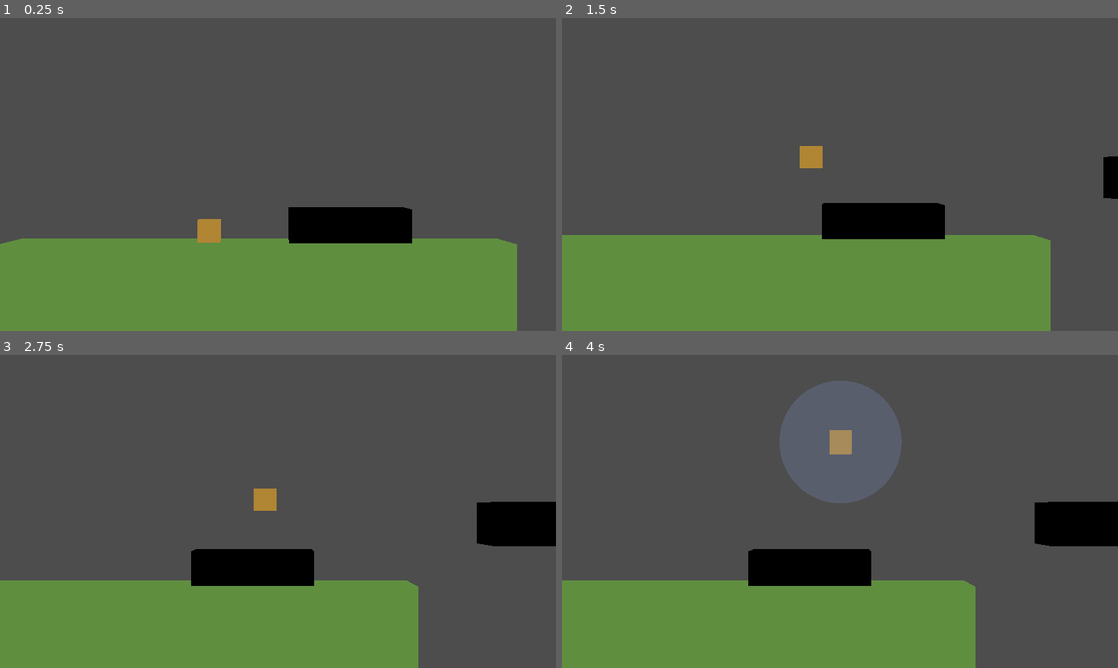
Above: before the commit, frames 1-4 (two rows, left to right).
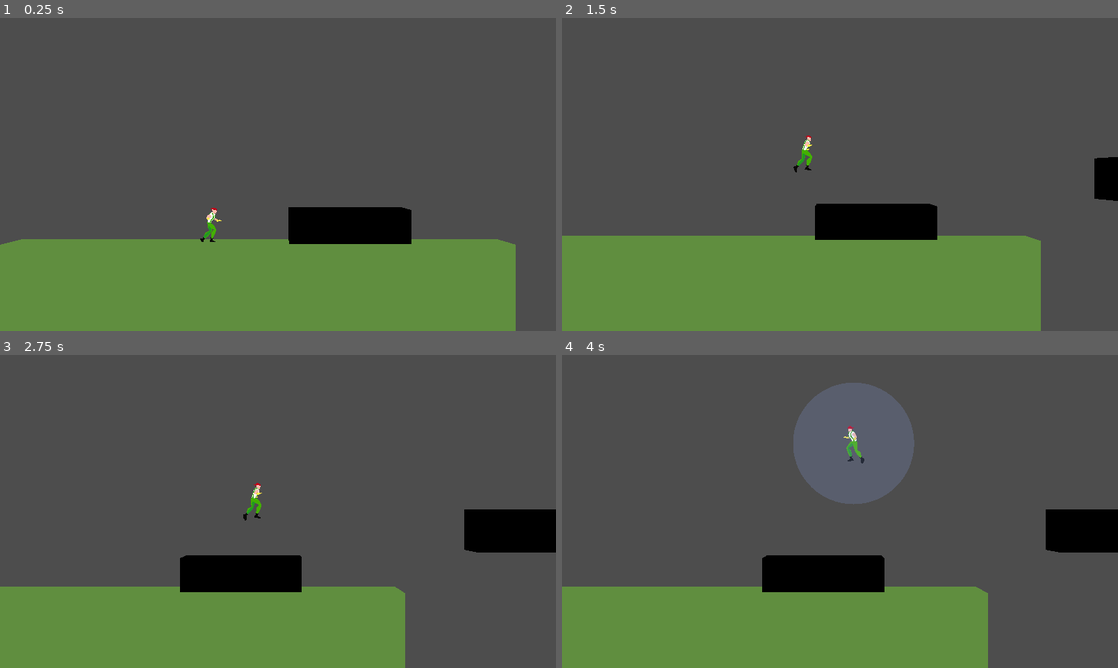
Above: after the commit, the same moments.

Repository: VLauren/BubbleJam
Game: Godot game, scene res://Scenes/levels/level01.tscn
The game is run twice, just before and just after one commit, with the same random seed, the same clock (stepped at 60 frames per second) and the same inputs.
Inputs (mouse positions are in pixels of both pictures, inside the frame that each line leads up to):
- Up to frame 1 (0.25 s): no input
- Up to frame 2 (1.5 s): tap Enter (ui_accept) at 0.5, 0.6, 0.77, 1.07 s; move the mouse to (962, 158) at 0.52 s; hold Right (ui_right) 0.53-1.28 s; click (962, 158) at 0.67 s; move the mouse to (728, 190) at 1.27 s; hold Down (ui_down) from 1.28 s (still down); tap F at 1.35 s
- Up to frame 3 (2.75 s): tap Enter (ui_accept) at 1.52, 1.55, 1.82, 2.1 s; move the mouse to (333, 442) at 2.02 s; release Down (ui_down) at 2.03 s; hold Right (ui_right) from 2.03 s (still down)
- Up to frame 4 (4 s): move the mouse to (812, 574) at 2.77 s; release Right (ui_right) at 2.78 s; hold Up (ui_up) 2.78-3.53 s; tap F at 2.85 s; click (812, 574) at 2.92 s; tap Enter (ui_accept) at 3.02, 3.05, 3.32, 3.6, 3.77 s; move the mouse to (1006, 558) at 3.52 s; hold Left (ui_left) from 3.53 s (still down)

The runs differ from the first frame. In frame 1, 0.6% of the frame differs, in the area x 0-93%, y 60-100%; in frame 2, 1.7%; in frame 3, 4.2%; in frame 4, 6.0%, in the area x 0-100%, y 8-100%.

Commit message:
niveles test y arreglos

Diff:
--- a/Scenes/camera.tscn
+++ b/Scenes/camera.tscn
@@ -6,6 +6,6 @@
 fov = 20.0
 script = ExtResource("1_rjwtv")
 offset = Vector3(0, 2, 40)
-smooth_factor = 2.0
+smooth_factor = 3.0
 minPos = Vector2(5, 2)
 maxPos = Vector2(1000, 1000)
--- a/Scenes/character.tscn
+++ b/Scenes/character.tscn
@@ -1,15 +1,11 @@
-[gd_scene load_steps=8 format=3 uid="uid://mev7r26i6pax"]
+[gd_scene load_steps=7 format=3 uid="uid://mev7r26i6pax"]
 
 [ext_resource type="Script" path="res://Scripts/character.gd" id="1_kpfip"]
 [ext_resource type="Material" uid="uid://muj32bhsg267" path="res://Materials/bubble.tres" id="2_6gt05"]
-
-[sub_resource type="BoxMesh" id="BoxMesh_qwvwv"]
-
-[sub_resource type="StandardMaterial3D" id="StandardMaterial3D_xj7n5"]
-shading_mode = 0
-albedo_color = Color(0.69, 0.52095, 0.207, 1)
+[ext_resource type="PackedScene" uid="uid://dgh52nd0qerh2" path="res://Meshes/Character.tscn" id="3_xodh6"]
 
 [sub_resource type="BoxShape3D" id="BoxShape3D_y6n54"]
+size = Vector3(0.616638, 1.48453, 1)
 
 [sub_resource type="SphereShape3D" id="SphereShape3D_utaet"]
 
@@ -18,11 +14,11 @@
 [node name="Character" type="CharacterBody3D" groups=["player"]]
 script = ExtResource("1_kpfip")
 
-[node name="MeshInstance3D" type="MeshInstance3D" parent="."]
-mesh = SubResource("BoxMesh_qwvwv")
-surface_material_override/0 = SubResource("StandardMaterial3D_xj7n5")
+[node name="CharacterBase" parent="." instance=ExtResource("3_xodh6")]
+transform = Transform3D(0.0329203, 0, 0.298188, 0, 0.3, 0, -0.298188, 0, 0.0329203, 0, -1.31285, 0)
 
 [node name="CollisionShape3D" type="CollisionShape3D" parent="."]
+transform = Transform3D(1, 0, 0, 0, 1, 0, 0, 0, 1, 0.0714417, -0.0345739, 0)
 shape = SubResource("BoxShape3D_y6n54")
 
 [node name="Bubble" type="Area3D" parent="."]
--- a/Scenes/levels/level02.tscn
+++ b/Scenes/levels/level02.tscn
@@ -1,7 +1,8 @@
-[gd_scene load_steps=4 format=3 uid="uid://b1u1w1koo38sv"]
+[gd_scene load_steps=5 format=3 uid="uid://b1u1w1koo38sv"]
 
 [ext_resource type="PackedScene" uid="uid://bs7sai2tuoww0" path="res://Scenes/camera.tscn" id="1_x0vmv"]
 [ext_resource type="PackedScene" uid="uid://mev7r26i6pax" path="res://Scenes/character.tscn" id="2_l3qml"]
+[ext_resource type="PackedScene" uid="uid://b5xegt20ea1kd" path="res://Scenes/trigger_level_end.tscn" id="3_dqt7t"]
 
 [sub_resource type="StandardMaterial3D" id="StandardMaterial3D_32dj5"]
 shading_mode = 0
@@ -11,22 +12,57 @@
 
 [node name="Camera" parent="." instance=ExtResource("1_x0vmv")]
 transform = Transform3D(1, 0, 0, 0, 1, 0, 0, 0, 1, 2.75051, 2.53023, 40.3495)
+maxPos = Vector2(20, 1000)
 
 [node name="Character" parent="." instance=ExtResource("2_l3qml")]
-transform = Transform3D(1, 0, 0, 0, 1, 0, 0, 0, 1, 1.878, 0.0413287, 0.00273819)
+transform = Transform3D(1, 0, 0, 0, 1, 0, 0, 0, 1, 6.57231, 0.0413287, 0.00273819)
 
 [node name="CSGBox3D" type="CSGBox3D" parent="."]
-transform = Transform3D(1, 0, 0, 0, 1, 0, 0, 0, 1, 4.12835, -1.56995, -0.233667)
+transform = Transform3D(1, 0, 0, 0, 1, 0, 0, 0, 1, 8.7389, -4.00586, -0.233667)
 use_collision = true
-size = Vector3(22.5721, 1.55762, 3.55029)
+size = Vector3(13.351, 6.42944, 3.55029)
 material = SubResource("StandardMaterial3D_32dj5")
 
 [node name="CSGBox3D2" type="CSGBox3D" parent="."]
-transform = Transform3D(1, 0, 0, 0, 1, 0, 0, 0, 1, 18.5289, 2.33896, -0.447268)
+transform = Transform3D(1, 0, 0, 0, 1, 0, 0, 0, 1, 23.622, 3.12308, -0.455801)
 use_collision = true
 size = Vector3(5.41046, 1.92818, 2.99512)
 
 [node name="CSGBox3D3" type="CSGBox3D" parent="."]
-transform = Transform3D(1, 0, 0, 0, 1, 0, 0, 0, 1, 29.9894, 4.38437, -0.876991)
+transform = Transform3D(1, 0, 0, 0, 1, 0, 0, 0, 1, 5.52798, 9.40116, -0.876991)
 use_collision = true
 size = Vector3(5.41046, 1.92818, 2.99512)
+
+[node name="CSGBox3D8" type="CSGBox3D" parent="."]
+transform = Transform3D(1, 0, 0, 0, 1, 0, 0, 0, 1, 5.41188, 2.79756, -3.88351)
+use_collision = true
+size = Vector3(5.41046, 15.2658, 2.99512)
+
+[node name="CSGBox3D9" type="CSGBox3D" parent="."]
+transform = Transform3D(1, 0, 0, 0, 1, 0, 0, 0, 1, 24.7365, 14.1963, -3.88351)
+use_collision = true
+size = Vector3(9.77347, 36.8996, 2.99512)
+
+[node name="CSGBox3D4" type="CSGBox3D" parent="."]
+transform = Transform3D(1, 0, 0, 0, 1, 0, 0, 0, 1, 23.1004, 15.5128, -0.876991)
+use_collision = true
+size = Vector3(5.41046, 1.92818, 2.99512)
+
+[node name="CSGBox3D5" type="CSGBox3D" parent="."]
+transform = Transform3D(1, 0, 0, 0, 1, 0, 0, 0, 1, 23.3709, 23.8393, -0.876991)
+use_collision = true
+size = Vector3(5.41046, 1.92818, 2.99512)
+
+[node name="CSGBox3D6" type="CSGBox3D" parent="."]
+transform = Transform3D(1, 0, 0, 0, 1, 0, 0, 0, 1, 23.5197, 31.4941, -0.876991)
+use_collision = true
+size = Vector3(5.41046, 1.92818, 2.99512)
+
+[node name="CSGBox3D7" type="CSGBox3D" parent="."]
+transform = Transform3D(1, 0, 0, 0, 1, 0, 0, 0, 1, 5.97029, 35.8969, -0.876991)
+use_collision = true
+size = Vector3(5.41046, 1.92818, 2.99512)
+
+[node name="TriggerLevelEnd" parent="." instance=ExtResource("3_dqt7t")]
+transform = Transform3D(1, 0, 0, 0, 1, 0, 0, 0, 1, 6.03874, 36.8832, -0.349602)
+level = "C:/Users/Laurentino/Documents/GitHub/BubbleJam/Scenes/levels/level03.tscn"
--- /dev/null
+++ b/Scenes/levels/level03.tscn
@@ -0,0 +1,46 @@
+[gd_scene load_steps=5 format=3 uid="uid://rh4qft7sotor"]
+
+[ext_resource type="PackedScene" uid="uid://bs7sai2tuoww0" path="res://Scenes/camera.tscn" id="1_whuoq"]
+[ext_resource type="PackedScene" uid="uid://mev7r26i6pax" path="res://Scenes/character.tscn" id="2_of881"]
+[ext_resource type="PackedScene" uid="uid://b5xegt20ea1kd" path="res://Scenes/trigger_level_end.tscn" id="3_33rye"]
+
+[sub_resource type="StandardMaterial3D" id="StandardMaterial3D_32dj5"]
+shading_mode = 0
+albedo_color = Color(0.374816, 0.556871, 0.248993, 1)
+
+[node name="Node3D" type="Node3D"]
+
+[node name="Camera" parent="." instance=ExtResource("1_whuoq")]
+transform = Transform3D(1, 0, 0, 0, 1, 0, 0, 0, 1, 2.75051, 2.53023, 40.3495)
+
+[node name="Character" parent="." instance=ExtResource("2_of881")]
+transform = Transform3D(1, 0, 0, 0, 1, 0, 0, 0, 1, 6.57231, 0.0413287, 0.00273819)
+
+[node name="CSGBox3D" type="CSGBox3D" parent="."]
+transform = Transform3D(1.46464, 0, 0, 0, 1, 0, 0, 0, 1, 6.17431, -4.00586, -0.233667)
+use_collision = true
+size = Vector3(14.5681, 6.42944, 3.55029)
+material = SubResource("StandardMaterial3D_32dj5")
+
+[node name="CSGBox3D2" type="CSGBox3D" parent="."]
+transform = Transform3D(1, 0, 0, 0, 1, 0, 0, 0, 1, 23.9149, 5.56675, -0.455801)
+use_collision = true
+size = Vector3(5.41046, 1.92818, 2.99512)
+
+[node name="CSGBox3D5" type="CSGBox3D" parent="."]
+transform = Transform3D(1, 0, 0, 0, 1, 0, 0, 0, 1, 61.9155, 7.50528, -0.455801)
+use_collision = true
+size = Vector3(5.41046, 1.92818, 2.99512)
+
+[node name="CSGBox3D3" type="CSGBox3D" parent="."]
+transform = Transform3D(1, 0, 0, 0, 1, 0, 0, 0, 1, 2.25193, 18.3058, -0.876991)
+use_collision = true
+size = Vector3(11.9626, 19.7375, 2.99512)
+
+[node name="CSGBox3D4" type="CSGBox3D" parent="."]
+transform = Transform3D(1, 0, 0, 0, 1, 0, 0, 0, 1, 40.675, 22.3181, -0.876991)
+use_collision = true
+size = Vector3(11.9626, 23.7383, 2.99512)
+
+[node name="TriggerLevelEnd" parent="." instance=ExtResource("3_33rye")]
+transform = Transform3D(1, 0, 0, 0, 1, 0, 0, 0, 1, 6.05287, 36.8422, -0.411594)
--- a/Scripts/camera.gd
+++ b/Scripts/camera.gd
@@ -16,16 +16,33 @@
 	# print(str(player.position) + " " + str(position))
 	var target = player.position
 
-	if(not player.is_on_floor() and ((position.y - offset.y) - target.y) < -0.5):
-		target.y = position.y - offset.y
+	# print(((position.y - offset.y) - target.y))
+	var lockY = false
+	if(not player.is_on_floor()):
+		lockY = true
+		# if (((position.y - offset.y) - target.y) < -0.5) and ((position.y - offset.y) - target.y) > -8:
+		# print(abs(position.y - target.y))
+		if(abs(position.y - target.y) > 4):
+			lockY = false
+
+	# if(lockY):
+		# target.y = position.y - offset.y
+
 	if player.velocity.x > 0:
 		direction = 1
 	if player.velocity.x < 0:
 		direction = -1
-
 	target.x += direction * 2.5
 
-	position = lerp(position, target + offset, smooth_factor * delta)
+	# position = lerp(position, target + offset, smooth_factor * delta)
+	position.x = lerp(position.x, target.x + offset.x, smooth_factor * delta)
+	if(not lockY):
+		if(position.y > target.y):
+			position.y = lerp(position.y, target.y + offset.y, smooth_factor * delta)
+			# position.y = move_toward(position.y, target.y + offset.y, 0.1)
+		else:
+			position.y = lerp(position.y, target.y + offset.y, smooth_factor * 0.1 * delta)
+			# position.y = move_toward(position.y, target.y + offset.y, 0.01)
 
 	if(position.x < minPos.x):
 		position.x = minPos.x
--- a/Scripts/character.gd
+++ b/Scripts/character.gd
@@ -23,6 +23,14 @@
 	if(target_bubble_size == 0):
 		$Bubble.scale = Vector3.ZERO
 
+	var rot : float
+	rot = $CharacterBase.rotation.y
+	if(velocity.x > 0):
+		rot = rotate_toward($CharacterBase.rotation.y, 90, delta * 10)
+	if(velocity.x < 0):
+		rot = rotate_toward($CharacterBase.rotation.y, -70, delta * 10)
+	$CharacterBase.rotation.y = rot
+
 func _physics_process(delta: float) -> void:
 	# gravedad
 	if not is_on_floor():
@@ -41,18 +49,25 @@
 	target_bubble_size = jump_count * 1.0
 	if(jump_count > 1):
 		target_bubble_size += 0.5
-	else:
-		target_bubble_size -+ 1
+	elif jump_count == 1:
+		target_bubble_size -= 1
 	if(cant_jump):
 		target_bubble_size = 0
 
 	# saltitos
 	if Input.is_action_just_pressed("ui_accept") :
 		if jump_count == 0:
-			velocity.y = jump_vel_1
-			jump_count += 1
+			if(is_on_floor()):
+				velocity.y = jump_vel_1
+				jump_count += 1
+				print("jump A")
+			else:
+				velocity.y = jump_vel_2
+				print("jump B")
+				jump_count += 2
 		elif jump_count > 0 and jump_count < max_jumps:
 			velocity.y = jump_vel_2
+			print("jump B")
 			jump_count += 1
 			speed = speed_2
 		elif jump_count >= max_jumps:
@@ -97,9 +112,10 @@
 	pass # Replace with function body.
 
 func _on_bubble_body_entered(body: Node3D) -> void:
-	await get_tree().process_frame
-	fall()
-	pass # Replace with function body.
+	if(not body.is_in_group("player")):
+		await get_tree().process_frame
+		print(body)
+		fall()
 
 func death():
 	get_tree().reload_current_scene()
